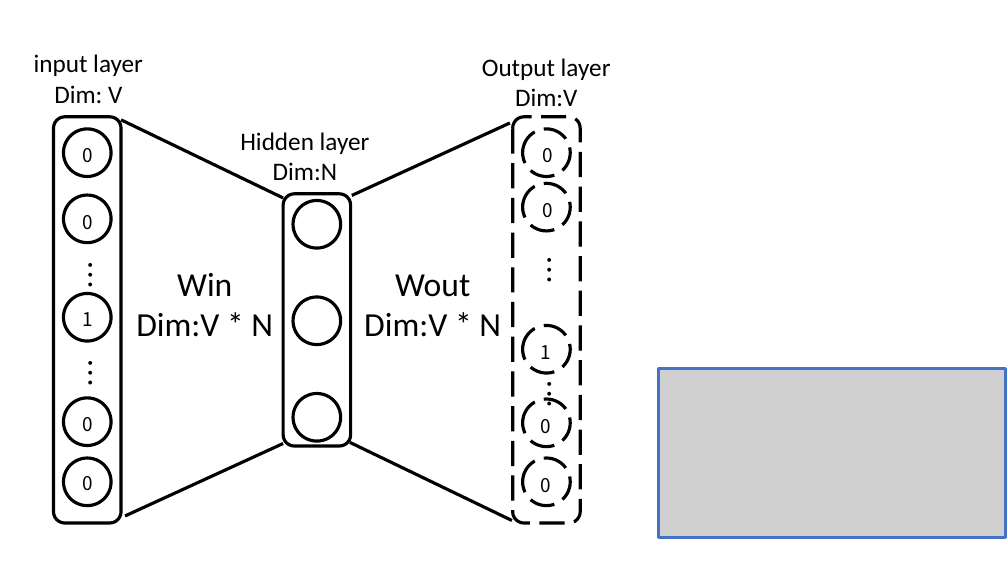
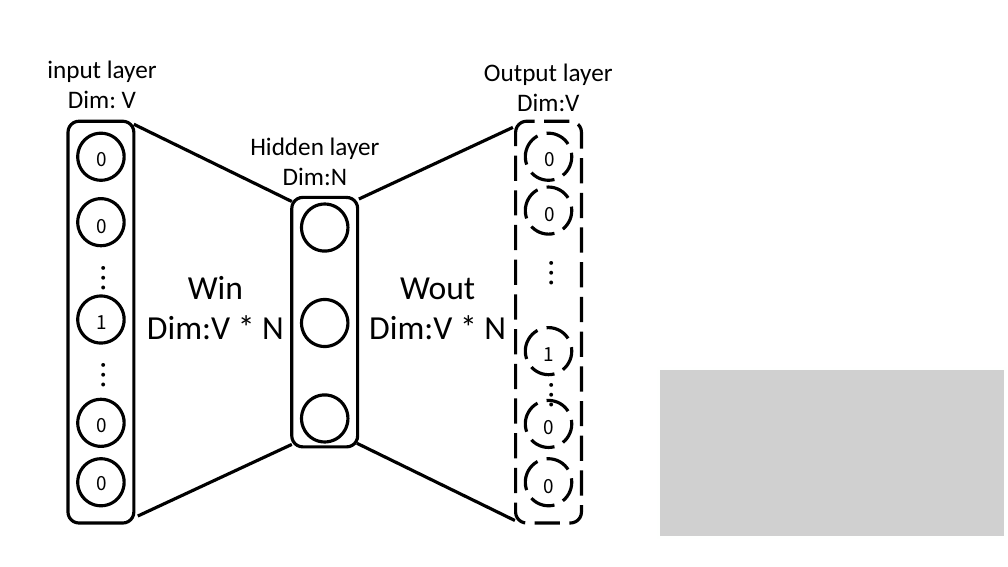
Before and after one commit to Poler382/thesis, a slide deck: slide 7 of pptx/図を作る用.pptx (slide 6 before the commit). Drawn at 1008x567 pixels with LibreOffice and Linux fonts; fonts in the diff are those of the drawing; grey boxes stand for pictures. Boxes give left, top, right and bottom in pixels: in the first picture for what was removed or moved away, otherwise in the second. Text is boxed around its words. In the diff, an @@ line names an element or a change of style, - is before the commit and + after.

```diff
--- a/pptx/図を作る用.pptx
+++ b/pptx/図を作る用.pptx
@@ text "Output layer": place and size @@
-text "Output layer" at box(482, 58, 611, 106)
+text "Output layer" at box(484, 63, 613, 111)
@@ rounded rectangle: place and size @@
-rounded rectangle at box(54, 117, 121, 523)
+rounded rectangle at box(68, 121, 134, 523)
@@ line moved from (121, 120) - (283, 198) to (134, 124) - (292, 202) @@
@@ text "Hidden layer": place and size @@
-text "Hidden layer" at box(240, 132, 370, 180)
+text "Hidden layer" at box(250, 137, 380, 185)
@@ line moved from (352, 196) - (510, 123) to (359, 199) - (513, 127) @@
@@ rounded rectangle: place and size @@
-rounded rectangle at box(513, 117, 580, 523)
+rounded rectangle at box(516, 121, 582, 523)
@@ 3 texts, 1 ellipse: place and size @@
-3 texts, 1 ellipse at box(364, 129, 570, 337)
+3 texts, 1 ellipse at box(369, 133, 572, 340)
@@ 4 texts, 3 ellipses: place and size @@
-4 texts, 3 ellipses at box(34, 54, 143, 341)
+4 texts, 3 ellipses at box(47, 60, 157, 343)
@@ rounded rectangle: place and size @@
-rounded rectangle at box(283, 194, 350, 446)
+rounded rectangle at box(292, 197, 358, 447)
@@ ellipse: place and size @@
-ellipse at box(293, 200, 341, 248)
+ellipse at box(302, 204, 348, 251)
@@ text "Win": place and size @@
-text "Win" at box(136, 273, 273, 337)
+text "Win" at box(147, 276, 284, 340)
@@ ellipse: place and size @@
-ellipse at box(293, 297, 341, 345)
+ellipse at box(302, 299, 348, 346)
@@ 4 texts, 2 ellipses: place and size @@
-4 texts, 2 ellipses at box(62, 312, 113, 506)
+4 texts, 2 ellipses at box(76, 315, 126, 506)
@@ ellipse: place and size @@
-ellipse at box(293, 394, 341, 442)
+ellipse at box(302, 395, 348, 442)
@@ line moved from (125, 516) - (283, 444) to (138, 516) - (292, 445) @@
@@ line moved from (350, 442) - (512, 520) to (357, 443) - (515, 521) @@
```
Also in this commit, not shown: 4 other slides changed, 6 slides added, 1 slide removed, 15 other files.
